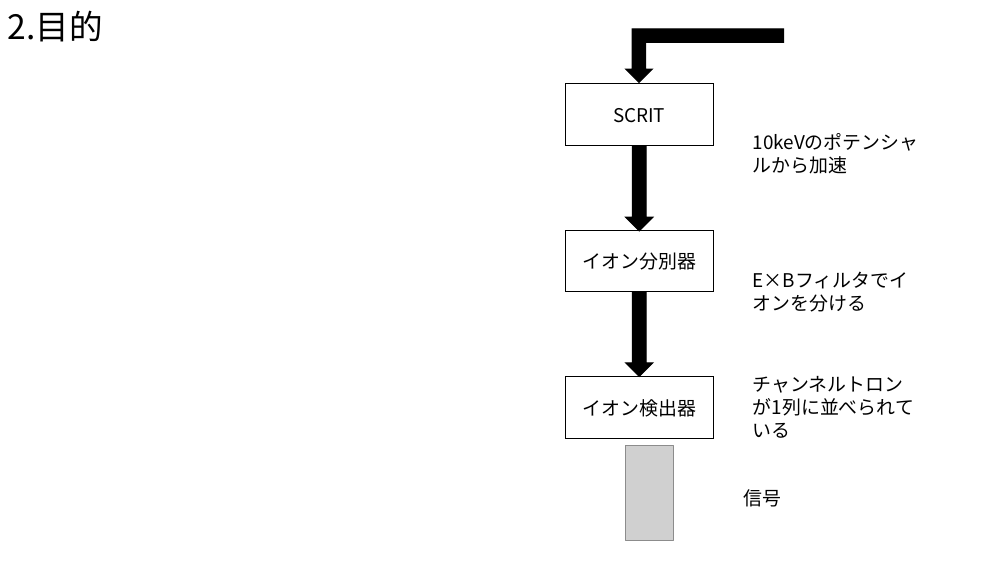
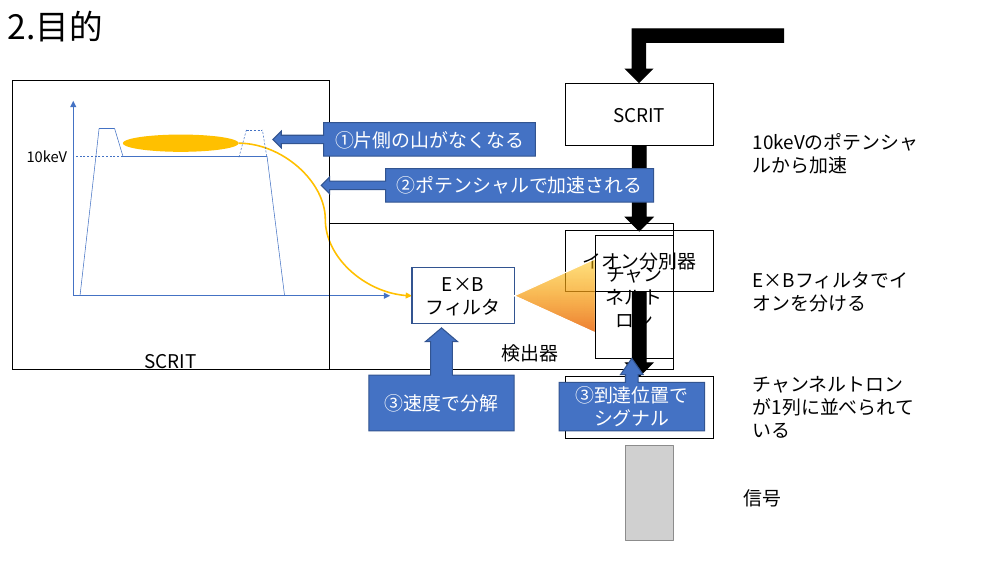
Before and after one commit to Takeuchi-yuya/Ksimulation, a slide deck: slide 5 of docs/中間発表.pptx. Drawn at 1008x567 pixels with LibreOffice and Linux fonts; fonts in the diff are those of the drawing; grey boxes stand for pictures. Boxes give left, top, right and bottom in pixels: in the first picture for what was removed or moved away, otherwise in the second. Text is boxed around its words. In the diff, an @@ line names an element or a change of style, - is before the commit and + after.

```diff
--- a/docs/中間発表.pptx
+++ b/docs/中間発表.pptx
@@ group added at (x1=12, y1=81, x2=705, y2=431): 9 lines, 4 rectangles, 2 arrows, 2 left arrow callouts, 2 up arrow callouts, 1 curved arrow, 1 text, 1 ellipse, 1 triangle @@
+SCRIT
+10keV
+検出器
+E×B
+フィルタ
+チャンネルトロン
+①片側の山がなくなる
+②ポテンシャルで加速される
+③速度で分解
+③到達位置でシグナル
```
Also in this commit, not shown: 2 other files.
